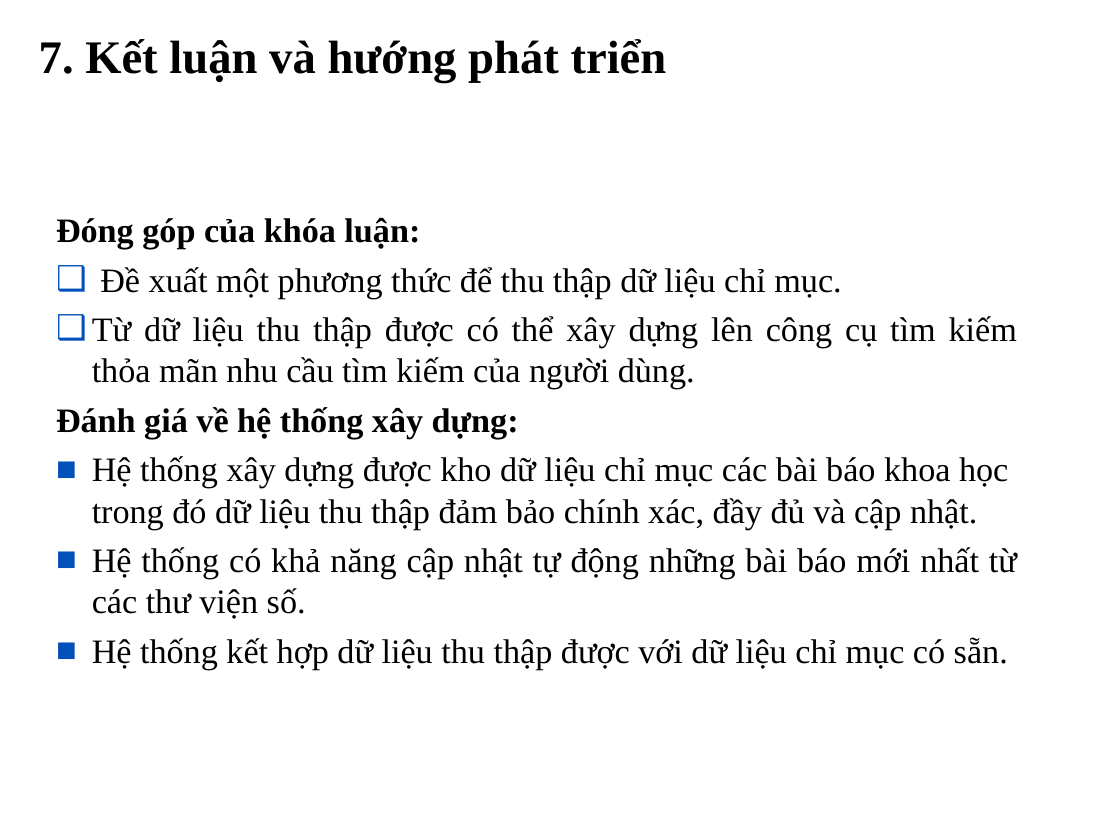
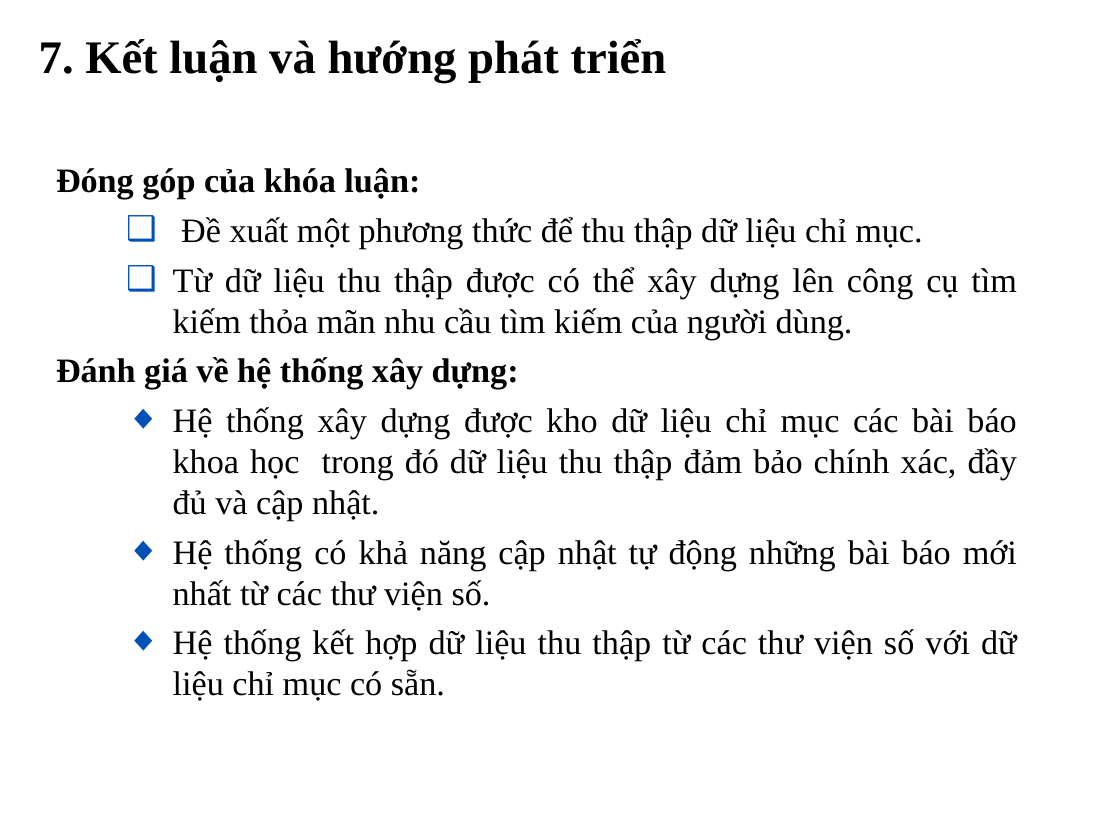
Before and after one commit to tiendv/detaitotnghiep, a slide deck: slide 12 of Report/Slide Baove/Final_slide.ppt. Drawn at 1120x840 pixels with LibreOffice and Linux fonts; fonts in the diff are those of the drawing; background and template pictures are left out. Boxes give left, top, right and bottom in pixels: in the first picture for what was removed or moved away, otherwise in the second. Text is boxed around its words. In the diff, an @@ line names an element or a change of style, - is before the commit and + after.

```diff
--- a/Report/Slide Baove/Final_slide.ppt
+++ b/Report/Slide Baove/Final_slide.ppt
@@ text at box(173, 217, 1017, 611): list level 1 to 2 in "Đề xuất một phương thức ..."; list level 1 to 2 in "Từ dữ liệu thu thập ..."; bullet ■ to ◆; list level 1 to 2 in "Hệ thống xây dựng được ..."; list level 1 to 2 in "Hệ thống có khả năng ..." @@
@@ text at box(173, 629, 1017, 701): text changed @@
-■ Hệ thống kết hợp dữ liệu thu thập được với dữ liệu chỉ mục có sẵn.
+  ◆ Hệ thống kết hợp dữ liệu thu thập từ các thư viện số với dữ liệu chỉ mục có sẵn.
```
Also in this commit, not shown: 1 other slide changed.
